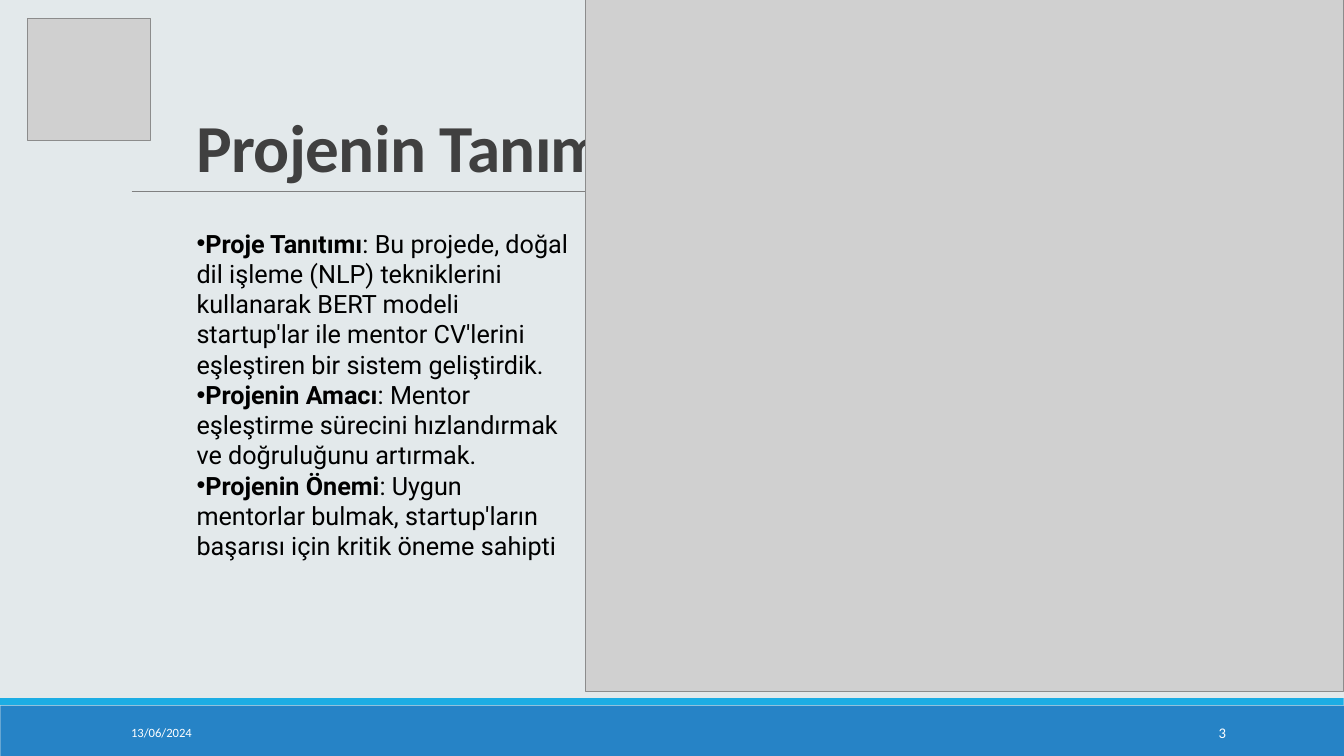
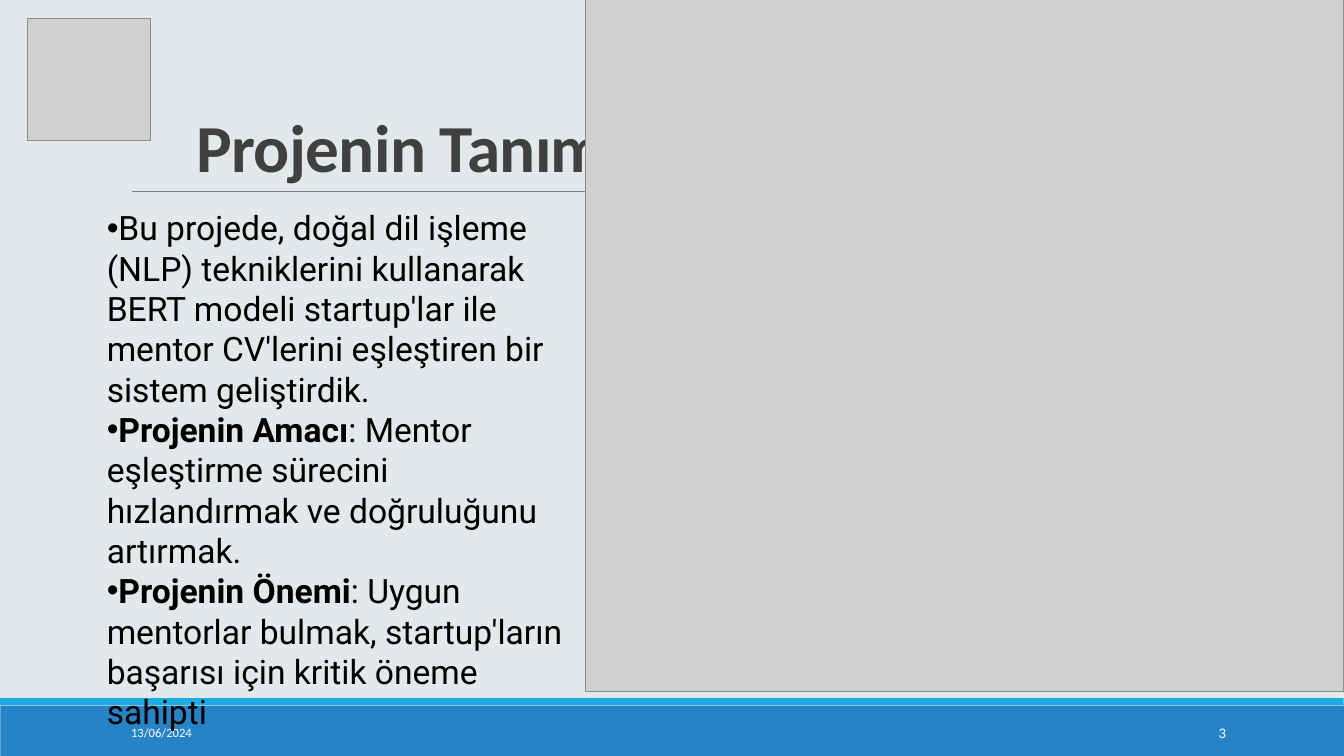
Before and after one commit to hmyrcmn/bitirme, a slide deck: slide 3 of 19360859053_HumeyraCimen_BitirmeSunum.pptx. Drawn at 1344x756 pixels with LibreOffice and Linux fonts; fonts in the diff are those of the drawing; grey boxes stand for pictures. Boxes give left, top, right and bottom in pixels: in the first picture for what was removed or moved away, otherwise in the second. Text is boxed around its words. In the diff, an @@ line names an element or a change of style, - is before the commit and + after.

```diff
--- a/19360859053_HumeyraCimen_BitirmeSunum.pptx
+++ b/19360859053_HumeyraCimen_BitirmeSunum.pptx
@@ text "Bu projede, doğal dil işleme ...": place and size @@
-text "Bu projede, doğal dil işleme ..." at (197, 234, 568, 561)
+text "Bu projede, doğal dil işleme ..." at (107, 214, 562, 692)
@@ text at (107, 214, 543, 410): text changed; size 18 to 24 pt @@
-• Proje Tanıtımı: Bu projede, doğal dil işleme (NLP) tekniklerini kullanarak BERT modeli startup'lar ile mentor CV'lerini eşleştiren bir sistem geliştirdik.
+• Bu projede, doğal dil işleme (NLP) tekniklerini kullanarak BERT modeli startup'lar ile mentor CV'lerini eşleştiren bir sistem geliştirdik.
@@ text at (107, 417, 562, 692): size 18 to 24 pt in "Projenin Amacı: Mentor eşleştirme sürecini hızlandırmak ve ...", "Projenin Önemi: Uygun mentorlar bulmak, startup'ların başarı ..." @@
```
Also in this commit, not shown: 4 other slides changed, 1 slide added, 1 other file.
